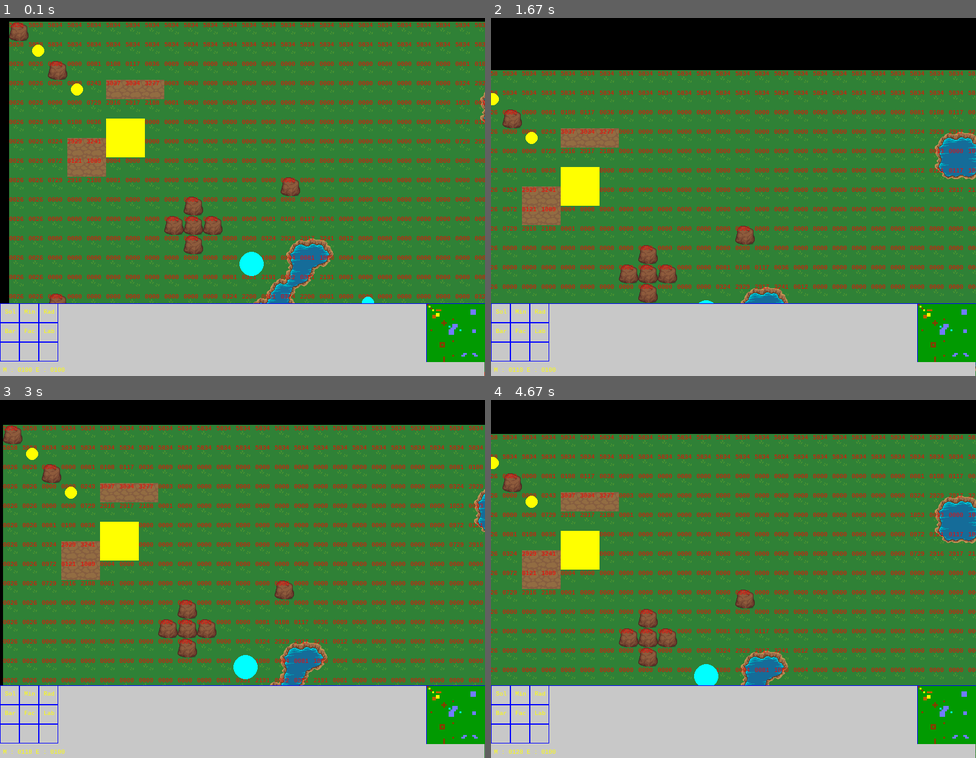
Above: before the commit, frames 1-4 (two rows, left to right).
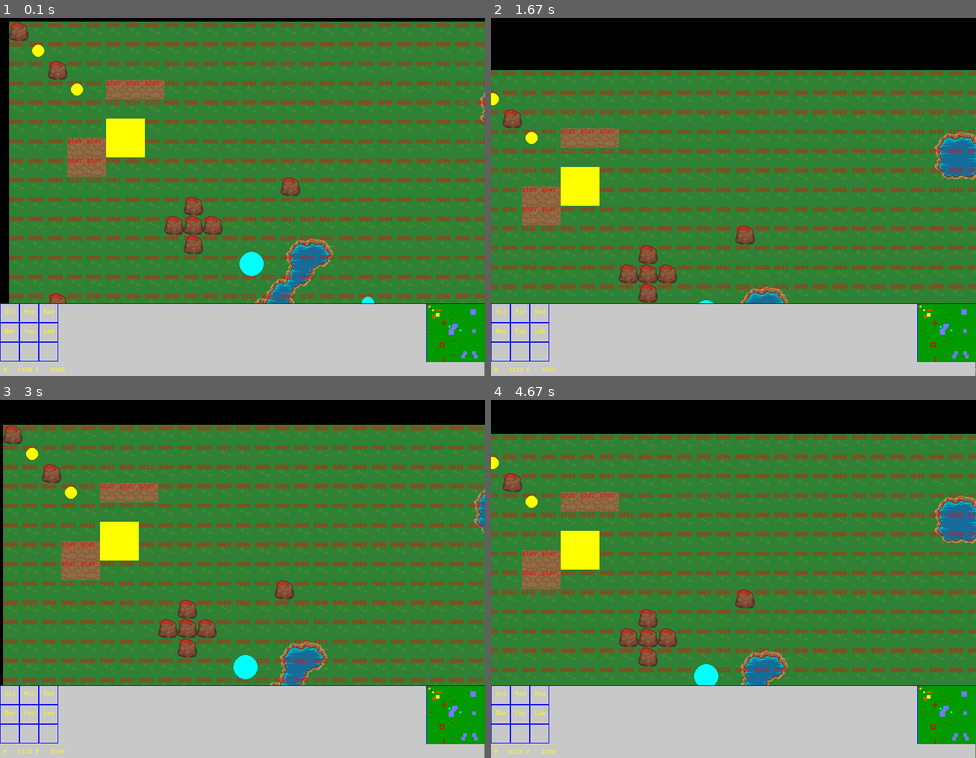
Above: after the commit, the same moments.

Repository: Xitog/tallentaa
Game: pygame game, started from projet_rts/python/rts.py
Same seed, same stepped clock (60 frames per second), same inputs: the game is played once before the commit and once after it.
Inputs (mouse positions are in pixels of both pictures, inside the frame that each line leads up to):
- Up to frame 1 (0.1 s): no input
- Up to frame 2 (1.67 s): press the mouse at (888, 186) at 0.37 s; move the mouse to (811, 200) at 0.47 s; release the mouse at (733, 218) at 0.6 s; hold Right 0.67-1.13 s; move the mouse to (782, 275) at 0.7 s; hold Up 1.17-1.47 s; move the mouse to (806, 68) at 1.2 s; hold Right from 1.5 s (still down); move the mouse to (607, 60) at 1.53 s
- Up to frame 3 (3 s): release Right at 1.97 s; hold Left 2-2.53 s; move the mouse to (218, 672) at 2.03 s; hold Down 2.57-2.87 s; move the mouse to (227, 514) at 2.6 s; hold Left from 2.9 s (still down); move the mouse to (174, 500) at 2.93 s
- Up to frame 4 (4.67 s): release Left at 3.3 s; hold Up 3.33-3.7 s; move the mouse to (903, 672) at 3.37 s; hold Right 3.73-4.37 s; move the mouse to (908, 546) at 3.77 s; hold Down from 4.4 s (still down); move the mouse to (578, 528) at 4.43 s

The runs differ from the first frame. In frame 1, 1.8% of the frame differs, in the area x 1-100%, y 1-96%; in frame 2, 1.6%; in frame 3, 1.7%; in frame 4, 1.7%.

Commit message:
RTS & Memento Ruby
Memento Ruby : on progresse sur l'orienté objet.
Projet RTS : ça date de 3 jours, nouvelle manière de gérer la transition
douce (passage ne puissance de 2, on complète certains cas).

Diff:
--- a/projet_rts/python/rts.py
+++ b/projet_rts/python/rts.py
@@ -54,7 +54,7 @@
     # Real textures
     100 : Texture('grass' , 200, 'grass_two_leaves.png', MINIMAP_GREEN_LIGHT),
     200 : Texture('ground', 100, 'ground.png', MINIMAP_BROWN),
-    300 : Texture('water' , 300, 'water.png', MINIMAP_BLUE_LIGHT, False),
+    300 : Texture('water' , 300, 'water0.png', MINIMAP_BLUE_LIGHT, False),
 
     9100 : Texture('w1', 9100, 'w1.png', MINIMAP_BLUE_LIGHT, False),
     9200 : Texture('w2', 9200, 'w2.png', MINIMAP_BLUE_LIGHT, False),
@@ -64,9 +64,13 @@
     9600 : Texture('w6', 9600, 'w6.png', MINIMAP_BLUE_LIGHT, False),
     9700 : Texture('w7', 9700, 'w7.png', MINIMAP_BLUE_LIGHT, False),
     9800 : Texture('w8', 9800, 'w8.png', MINIMAP_BLUE_LIGHT, False),
+    8100 : Texture('water741', 8100, 'water741.png', MINIMAP_BLUE_LIGHT, False),
     8200 : Texture('x2', 8200, 'x2.png', MINIMAP_BLUE_LIGHT, False),
+    8300 : Texture('x24', 8300, 'x24.png', MINIMAP_BLUE_LIGHT, False),
     8400 : Texture('x4', 8400, 'x4.png', MINIMAP_BLUE_LIGHT, False),
-    8300 : Texture('x24', 8300, 'x24.png', MINIMAP_BLUE_LIGHT, False),
+    8500 : Texture('water85', 8500, 'water85.png', MINIMAP_BLUE_LIGHT, False),
+    8700 : Texture('water325', 8700, 'water325.png', MINIMAP_BLUE_LIGHT, False),
+    8900 : Texture('water981', 8900, 'water981.png', MINIMAP_BLUE_LIGHT, False),
 
     # Computed textures
     # 1300 : Texture('grass_water_lm', 1200, 'grass_water_ml.png', MINIMAP_BLUE_LIGHT, False),
@@ -83,7 +87,7 @@
 }
 
 # Mixing Texture
-for a in [9100, 9200, 9300, 9400, 9500, 9600, 9700, 9800, 8200, 8400, 8300]:
+for a in [9100, 9200, 9300, 9400, 9500, 9600, 9700, 9800, 8100, 8200, 8300, 8400, 8500, 8700, 8900]:
     for b in [100]:
         s = pygame.Surface((32,32))
         s.blit(TEXTURES[b].img, (0, 0))
@@ -112,6 +116,7 @@
         self.SELECT_Y = 0
         self.SELECT_R = False
         self.INTERFACE_Y = 480
+        self.MINIMAP_X = 22 * 32
         self.selected = []
         self.left = False
         self.right = False
@@ -153,6 +158,7 @@
         return y * 32 + self.y + 16
 
     def update(self):
+
         self.player.game.update() # here
 
         mx, my = pygame.mouse.get_pos()
@@ -203,19 +209,30 @@
             elif event.type == MOUSEBUTTONUP:
                 self.SELECT_R = False
                 if event.button == 1:  # Left Button
-                    if my > self.INTERFACE_Y and self.SELECT_Y > self.INTERFACE_Y: # Interface click
+                    #print(self.SELECT_Y, self.INTERFACE_Y)
+                    if my > self.INTERFACE_Y: # Interface click
                         #if self.mode == 'normal':
                         # CLICK FOR A BUILDING
-                        a = mx // 32
-                        b = (my-self.INTERFACE_Y) // 32
-                        # print(a,b)
-                        nb = a + b * 3
-                        if nb >= 0 and nb < len(self.player.game.all_building_types_ordered):
-                            btn = self.player.game.all_building_types_ordered[nb]
-                            bt = self.player.game.all_building_types[btn]
-                            self.mode = 'build'
-                            self.build_type = btn
-                            self.build_size = Pair(bt.grid_w, bt.grid_h)
+                        if self.SELECT_Y > self.INTERFACE_Y: # pour voir si on n'a pas "ripé" sur un bouton de construction
+                            a = mx // 32
+                            b = (my-self.INTERFACE_Y) // 32
+                            # print(a,b)
+                            nb = a + b * 3
+                            if nb >= 0 and nb < len(self.player.game.all_building_types_ordered):
+                                btn = self.player.game.all_building_types_ordered[nb]
+                                bt = self.player.game.all_building_types[btn]
+                                self.mode = 'build'
+                                self.build_type = btn
+                                self.build_size = Pair(bt.grid_w, bt.grid_h)
+                        if mx > self.MINIMAP_X: # Minimap click
+                            a = int((mx - self.MINIMAP_X) / 3)
+                            b = int((my - self.INTERFACE_Y) / 3)
+                            if a < self.player.world.size32.x and b < self.player.world.size32.y:
+                                #print("self x, y old", self.x, self.y)
+                                #print("minimap", a, b)
+                                self.x = -a * 32 + 384 # 12 * 32 (pour 800 px)
+                                self.y = -b * 32 + 224 + 24 #  9 * 32 + 24 (600%32) (pour 600px) TODO: make generic
+                                #print("self x, y new", self.x, self.y)
 
                         #if a == 0 and b == 0: # 100 000 000
                         #    self.mode = 'build'
@@ -410,13 +427,13 @@
             pygame.draw.circle(self.screen, RED, (p.x + self.x, p.y + self.y), 3, 0)
 
         # Interface
-        pygame.draw.rect(self.screen, GREY, (0, self.INTERFACE_Y, 799, 200), 0) # fond
-        pygame.draw.line(self.screen, BLUE, (0, self.INTERFACE_Y), (799, self.INTERFACE_Y), 1)
+        pygame.draw.rect(self.screen, GREY, (0, self.INTERFACE_Y, self.width-1, 200), 0) # fond
+        pygame.draw.line(self.screen, BLUE, (0, self.INTERFACE_Y), (self.width-1, self.INTERFACE_Y), 1)
         for xx in range(0, 3):
             for yy in range(0, 3):
                 pygame.draw.rect(self.screen, BLUE, (xx * 32, yy * 32 + self.INTERFACE_Y, 32, 32), 1)
-        pygame.draw.line(self.screen, BLUE, (703, self.INTERFACE_Y), (703, self.INTERFACE_Y + 96), 1)
-        pygame.draw.line(self.screen, BLUE, (703, self.INTERFACE_Y + 96), (799, self.INTERFACE_Y + 96), 1)
+        pygame.draw.line(self.screen, BLUE, (self.MINIMAP_X - 1, self.INTERFACE_Y), (self.MINIMAP_X - 1, self.INTERFACE_Y + 96), 1)
+        pygame.draw.line(self.screen, BLUE, (self.MINIMAP_X - 1, self.INTERFACE_Y + 96), (self.width-1, self.INTERFACE_Y + 96), 1)
 
         # Build menu
 
@@ -461,13 +478,13 @@
                 t = self.player.world.world_map[yy][xx]
                 d = self.player.world.passable_map[yy][xx]
                 if d != 0 and d != 99:
-                    pygame.draw.rect(self.screen, TEXTURES[d].mini, (xx * 3 + 22 * 32, yy * 3 + self.INTERFACE_Y +1, 3, 3), 0)
+                    pygame.draw.rect(self.screen, TEXTURES[d].mini, (xx * 3 + self.MINIMAP_X, yy * 3 + self.INTERFACE_Y +1, 3, 3), 0)
                 else:
-                    pygame.draw.rect(self.screen, TEXTURES[t].mini, (xx * 3 + 22 * 32, yy * 3 + self.INTERFACE_Y +1, 3, 3), 0)
+                    pygame.draw.rect(self.screen, TEXTURES[t].mini, (xx * 3 + self.MINIMAP_X, yy * 3 + self.INTERFACE_Y +1, 3, 3), 0)
                 u = self.player.world.unit_map[yy][xx]
                 if u != 0:
                     if u[0] == 1 or u[0] == 2:
-                        pygame.draw.rect(self.screen, u[1].player.color, (xx * 3 + 22 * 32, yy * 3 + self.INTERFACE_Y +1, 3, 3), 0)
+                        pygame.draw.rect(self.screen, u[1].player.color, (xx * 3 + self.MINIMAP_X, yy * 3 + self.INTERFACE_Y +1, 3, 3), 0)
         # fin Interface
 
         pygame.display.flip()
@@ -551,96 +568,88 @@
             for xx in range(0, self.size32.x):
                 r = self.world_map[yy][xx]
 
-                # On travaille ne base 3
-                b1 = 1
-                b2 = 3
-                b3 = 9
-                b4 = 27
-                b5 = 81
-                b6 = 243
-                b7 = 729
-                b8 = 2187
+                # On travaille en base 2 sur 8 positions (de 0 à 7)
+                b0 = 1
+                b1 = 2
+                b2 = 4
+                b3 = 8
+                b4 = 16
+                b5 = 32
+                b6 = 64
+                b7 = 128
                 sum = 0
 
                 # On commence en haut à gauche, puis on tourne dans le sens horaire
-                # 1 = différent 0 = égal 2 = bord
+                # 1 = différent 0 = égal (2 = bord : non, cela revient à pas de différence !)
                 # ligne du haut
                 if yy > 1 and xx > 1:
                     if self.world_map[yy-1][xx-1] != r:
-                        sum += 1 * b1 # sinon 0*b1 donc rien
-                else:
-                    sum += 2 * b1
+                        sum += 1 * b0 # sinon 0*b0 donc rien
                 if xx > 1:
                     if self.world_map[yy][xx-1] != r:
-                        sum += 1 * b2
-                else:
-                    sum += 2 * b2
+                        sum += 1 * b1
                 if yy < self.size32.y - 1 and xx > 1:
                     if self.world_map[yy+1][xx-1] != r:
-                        sum += 1 * b3
-                else:
-                    sum += 2 * b3
+                        sum += 1 * b2
                 # ligne du milieu, gauche
                 if yy < self.size32.y - 1:
                     if self.world_map[yy+1][xx] != r:
-                        sum += 1 * b4
-                else:
-                    sum += 2 * b4
+                        sum += 1 * b3
                 # ligne du bas, en partant de la gauche
                 if yy < self.size32.y - 1 and xx < self.size32.x - 1:
                     if self.world_map[yy+1][xx+1] != r:
-                        sum += 1 * b5
-                else:
-                    sum += 2 * b5
+                        sum += 1 * b4
                 if xx < self.size32.x - 1:
                     if self.world_map[yy][xx+1] != r:
-                        sum += 1 * b6
-                else:
-                    sum += 2 * b6
+                        sum += 1 * b5
                 if yy > 1 and xx < self.size32.x - 1:
                     if self.world_map[yy-1][xx+1] != r:
-                        sum += 1 * b7
-                else:
-                    sum += 2 * b7
+                        sum += 1 * b6
                 # ligne du milieu, droit
                 if yy > 1:
                     if self.world_map[yy-1][xx] != r:
-                        sum += 1 * b8
-                else:
-                    sum += 2 * b8
+                        sum += 1 * b7
 
                 self.debug_map[yy][xx] = sum
 
                 world_map2[yy][xx] = self.world_map[yy][xx]
-                if r == 300:
+                if r == 300 and sum != 0: # 0 = eau au milieu
                     # coin
-                    if sum == 2929 or sum == 2200 or sum == 2191: # coin haut gauche
+                    if sum == 199 or sum == 135 or sum == 131: # coin haut gauche
                         world_map2[yy][xx] = 1100
-                    elif sum == 3241: # coin haut droit
+                    elif sum == 241 or sum == 240: # coin haut droit
                         world_map2[yy][xx] = 1300
-                    elif sum == 1089 or sum == 1080 or sum == 351: # coin bas droit
+                    elif sum == 124 or sum == 56 or sum == 120: # coin bas droit
                         world_map2[yy][xx] = 1500
-                    elif sum == 121: # coin bas gauche
+                    elif sum == 31 or sum == 15: # coin bas gauche
                         world_map2[yy][xx] = 1700
                     # milieu
-                    elif sum == 2917: #2920: # milieu haut
+                    elif sum == 193: #2920: # milieu haut
                         world_map2[yy][xx] = 1200
-                    elif sum == 1053 or sum == 324: #3240: # milieu droit
+                    elif sum == 112 or sum == 48: #3240: # milieu droit
                         world_map2[yy][xx] = 1400
                         #print('modified! at', yy, xx, 'to', world_map2[yy][xx])
-                    elif sum == 117: #120: # milieu bas
+                    elif sum == 28: #120: # milieu bas
                         world_map2[yy][xx] = 1600
-                    elif sum == 13 or sum == 4: #2200: # milieu gauche
+                    elif sum == 7 or sum == 3: #2200: # milieu gauche
                         world_map2[yy][xx] = 1800
                     # les coins bizarres, entre deux diag /
                     elif sum == 1:
                         world_map2[yy][xx] = 2200
-                    elif sum == 81:
+                    elif sum == 16:
                         world_map2[yy][xx] = 2400
-                    elif sum == 82:
+                    elif sum == 17:
                         world_map2[yy][xx] = 2300
+                    elif sum == 19:
+                        world_map2[yy][xx] = 2500
+                    elif sum == 49:
+                        world_map2[yy][xx] = 2700
+                    elif sum == 100:
+                        world_map2[yy][xx] = 2900
+                    elif sum == 70:
+                        world_map2[yy][xx] = 2100
                     else:
-                        print(sum)
+                        print("unidentified transition for texture :", sum, "at", xx, ":", yy)
 
                 # if xx < self.size32.x - 1:
                     # r_middle_right = world_map[xx+1][yy]
@@ -1169,10 +1178,10 @@
         [100, 100, 100, 100, 100, 100, 100, 101, 101, 101, 100, 100, 100, 100, 100, 100, 100, 100, 100, 100, 100, 100, 100, 100, 100, 100, 100, 100, 100, 100, 100, 100],
         [100, 100, 100, 100, 100, 100, 100, 100, 100, 100, 100, 100, 100, 100, 100, 100, 100, 100, 100, 100, 100, 100, 100, 100, 100, 100, 100, 100, 100, 100, 100, 100],
         [100, 100, 100, 100, 100, 100, 100, 100, 100, 100, 100, 100, 100, 100, 100, 100, 100, 100, 100, 100, 100, 100, 100, 100, 100, 100, 100, 100, 100, 100, 100, 100],
-        [100, 100, 100, 100, 100, 100, 100, 100, 100, 100, 100, 100, 100, 100, 100, 100, 100, 100, 100, 100, 100, 100, 100, 100, 100, 100, 100, 100, 100, 100, 100, 100],
+        [100, 100, 100, 100, 100, 100, 100, 100, 100, 100, 100, 100, 100, 100, 100, 100, 100, 100, 100, 100, 300, 300, 100, 100, 100, 300, 300, 100, 100, 100, 100, 100],
         [100, 100, 100, 100, 100, 100, 100, 100, 100, 100, 100, 100, 100, 100, 100, 100, 100, 100, 100, 100, 300, 300, 100, 100, 100, 300, 300, 100, 100, 100, 100, 100],
         [100, 100, 100, 100, 100, 100, 100, 100, 100, 100, 100, 100, 100, 100, 101, 100, 100, 100, 100, 300, 300, 100, 100, 100, 100, 100, 300, 300, 100, 100, 100, 100],
-        [100, 100, 100, 100, 100, 100, 100, 100, 100, 101, 100, 100, 100, 100, 100, 100, 100, 100, 100, 100, 100, 100, 100, 100, 100, 100, 100, 100, 100, 100, 100, 100],
+        [100, 100, 100, 100, 100, 100, 100, 100, 100, 101, 100, 100, 100, 100, 100, 100, 100, 100, 100, 300, 300, 100, 100, 100, 100, 100, 300, 300, 100, 100, 100, 100],
         [100, 100, 100, 100, 100, 100, 100, 100, 100, 101, 100, 100, 100, 100, 100, 100, 100, 100, 100, 100, 100, 100, 100, 100, 100, 100, 100, 100, 100, 100, 100, 100],
         [100, 100, 100, 100, 100, 100, 100, 100, 100, 101, 100, 100, 100, 100, 100, 100, 100, 100, 100, 100, 100, 100, 100, 100, 100, 100, 100, 100, 100, 100, 100, 100],
     ]
Renamed: assets/tiles32x32/water.png -> assets/tiles32x32/water0.png
Binary file added: assets/tiles32x32/water325.png
Binary file added: assets/tiles32x32/water741.png
Binary file added: assets/tiles32x32/water85.png
Binary file added: assets/tiles32x32/water981.png
Not shown, changed: projets/memento_ruby/memento.html
Not shown, changed: projets/memento_ruby/memento_tests.rb
